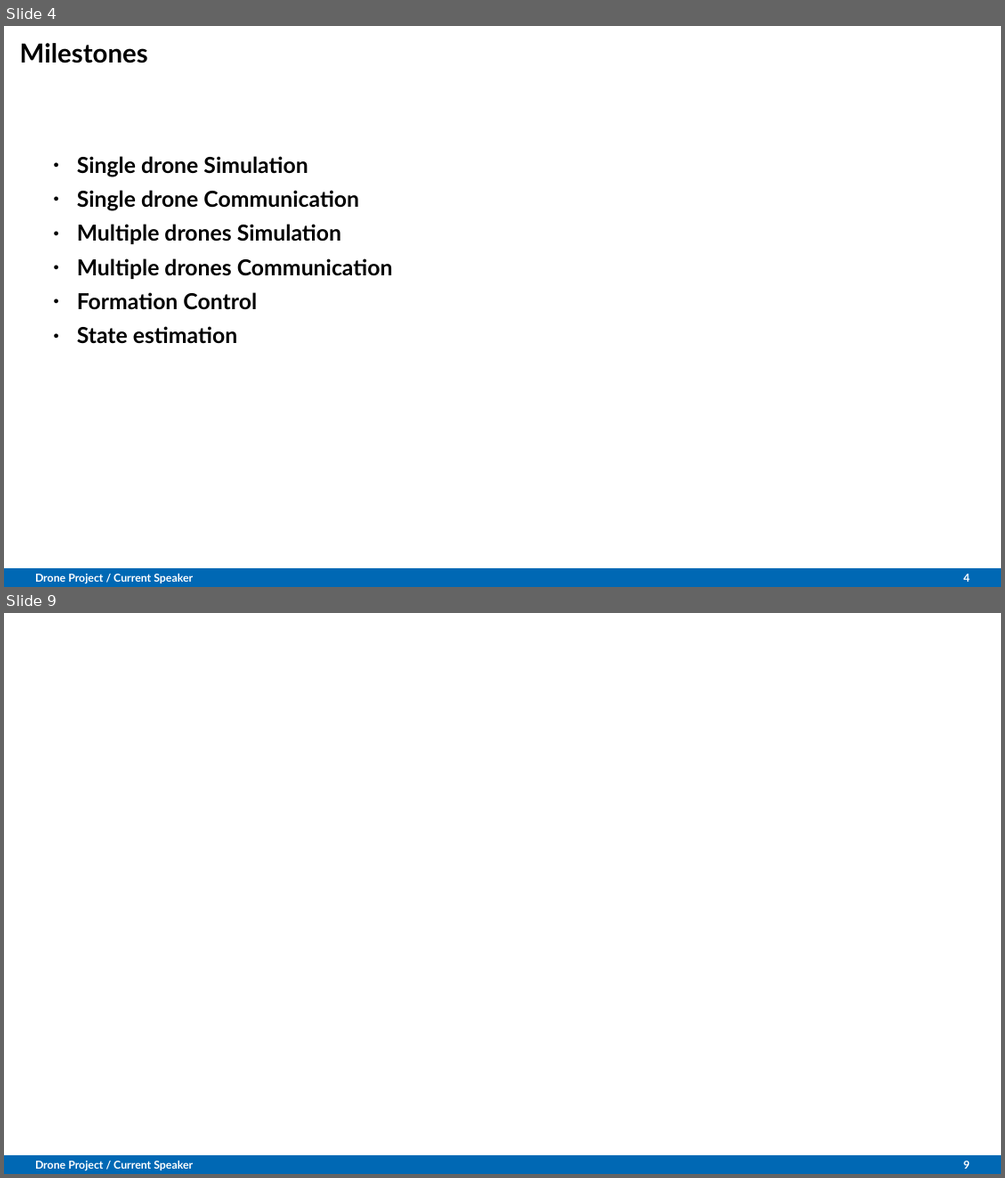
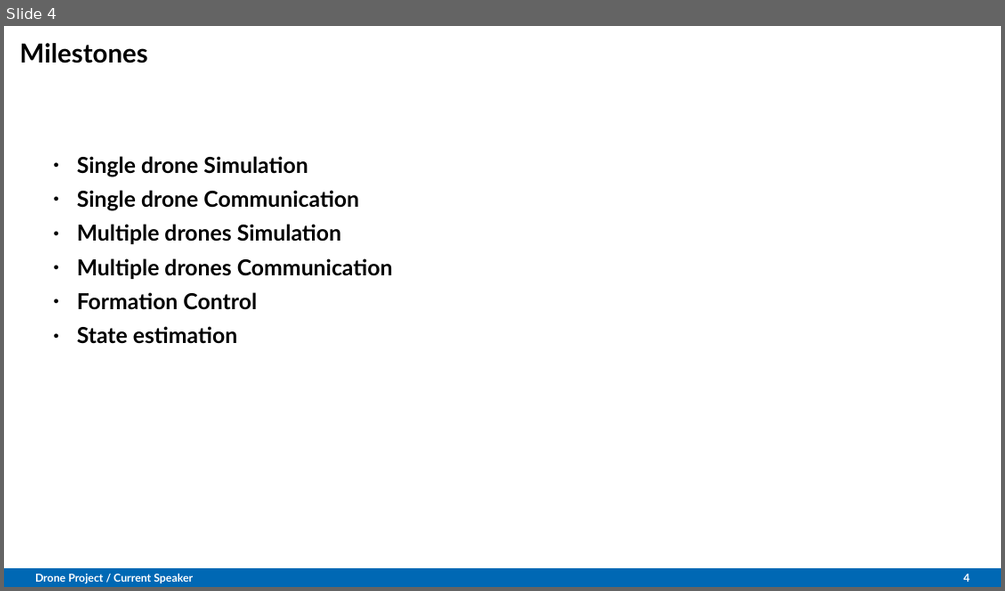
Before and after one commit to Belvin7/Drone_Project_personal-, a slide deck: AMS_Intermediate_Presentation.odp. Shown one above the other, each under a label of ours: slides 4 and 9 before the commit, slide 4 after it; the slides between them are not shown. The pictures are 1005x1178 and 1005x591 pixels, drawn with LibreOffice and Linux fonts; fonts in the diff are those of the drawing; background and template pictures are left out. Boxes give left, top, right and bottom in pixels: in the first picture for what was removed or moved away, otherwise in the second. Text is boxed around its words. In the diff, an @@ line names an element or a change of style, - is before the commit and + after.

```diff
--- a/AMS_Intermediate_Presentation.odp
+++ b/AMS_Intermediate_Presentation.odp
@@ slide 9 removed at (4, 613, 1001, 1174), background #FFFFFF; not listed: 1 template element that a slide beside it also shows @@
@@ text removed at (35, 1160, 193, 1171) @@
-Drone Project / Current Speaker
@@ page number removed at (963, 1160, 970, 1168) @@
-9
```
Also in this commit, not shown: 3 slides changed, 2 slides added, 2 other slides removed.
